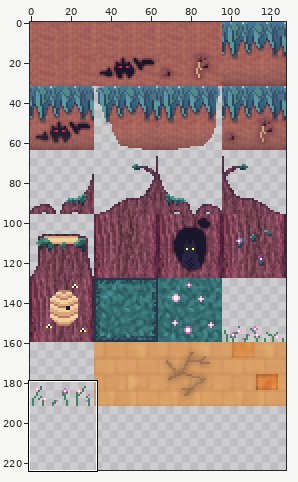
One commit to this sprite sheet: GXPEngine2023/GXPEngine/bin/Debug/buildingblocks.png. The picture above shows the old version from afar; the outline marks the close-up.
Close-up. Before the edit:
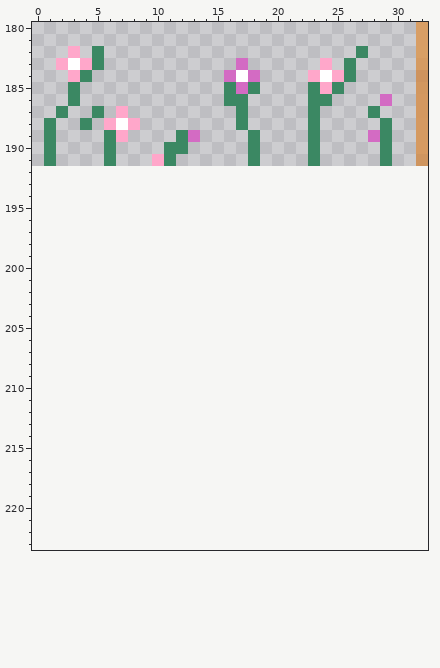
The file is 128x192 pixels. Shown: x 0..32, y 180..223. The old version is drawn lined up with the new one, on the new canvas. The commit also changed other parts of the picture, which this record leaves out.
The same view after the edit:
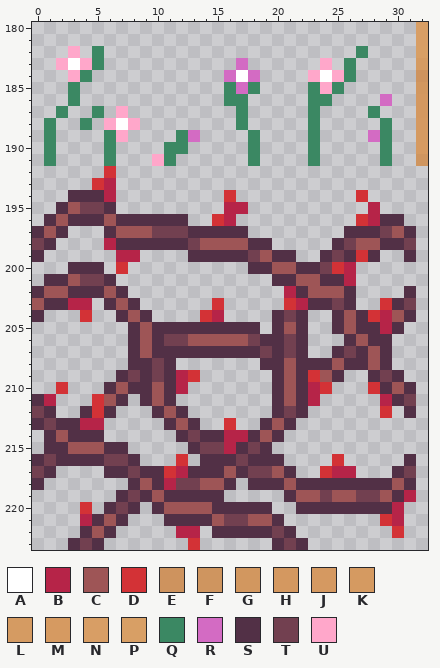
Palette (. is transparent): A #ffffff  B #b62448  C #9e5556  D #d33236  E #ce935e  F #cf955f  G #d2975f  H #d49860  J #d59961  K #d59a61  L #d59b62  M #d69a61  N #d89e65  P #d89f65  Q #3b8863  R #d36bc3  S #523046  T #724050  U #ffa7ca
Change:
canvas 128x192 -> 128x224
Changed rows in their new state; - is an unchanged pixel.
first column x 0:
192 ------D-------------------------
193 -----DB-------------------------
194 ---SSSB---------D----------D----
195 --SCTTS---------BB----------B---
196 -SCSSSCSSSSSS--DB----------DBSS-
197 SCS---SCCCTTTSSSSS--------SSSTCS
198 TS----BSSSSSSTCCCCSS-----STCCSST
199 S------BB----SSSSSTCSS--STSDS--S
200 ---SSS-D----------SSCCSSTDB-----
201 -SSCTTS-------------SSCCSSB-----
202 SCCSSSCS-------------BSCCCS----S
203 CSSBB-SCS------D-----DBSSTS--DST
204 S---D--SCS----DB----STS--SCSDBCS
205 --------SCSSSSSSSSS-SCS--SCSSBS-
206 --------SCSTTCCCCCTSSTS---SCSS--
207 --------SCSSSSSSSSSTSTS--STSCS--
208 --------SSTS-------SSCSSSCSSCS--
209 -------STSTSBD------SCSDCS--STS-
210 --D---SCSSCSB-------SCSBD---DSCS
211 SB---DCS-SCS--------SCSB-----BST
212 TS--SDS---SCS-------STS------D-S
213 STSSBB-----SCS--D--SCS----------
214 -SCSSS------STSSBBSCS-----------
215 -SSCCCSS-----STTBSTS------------
216 STSSSSTTS---D-SSSTSSS----D-----S
217 TS----SSTSSDBSSSCSTTCS--DBB---ST
218 S-------SCSBTTCCS-SSSCSSSSSSSSCS
219 -------STSCSSSSS-----SCCTCCTTCSB
220 ----D-STS-SCCCCSSSSS--SSSSSSSSB-
221 ----BSCS---SSSSCTTCCS--------DB-
222 ----SCS-----BB-SSSSSTS--------D-
223 ---STS-------D------STS---------
Changed places in both close-ups, as pixel boxes (x1, y1, x2, y2):
added: (32, 166, 416, 550)
